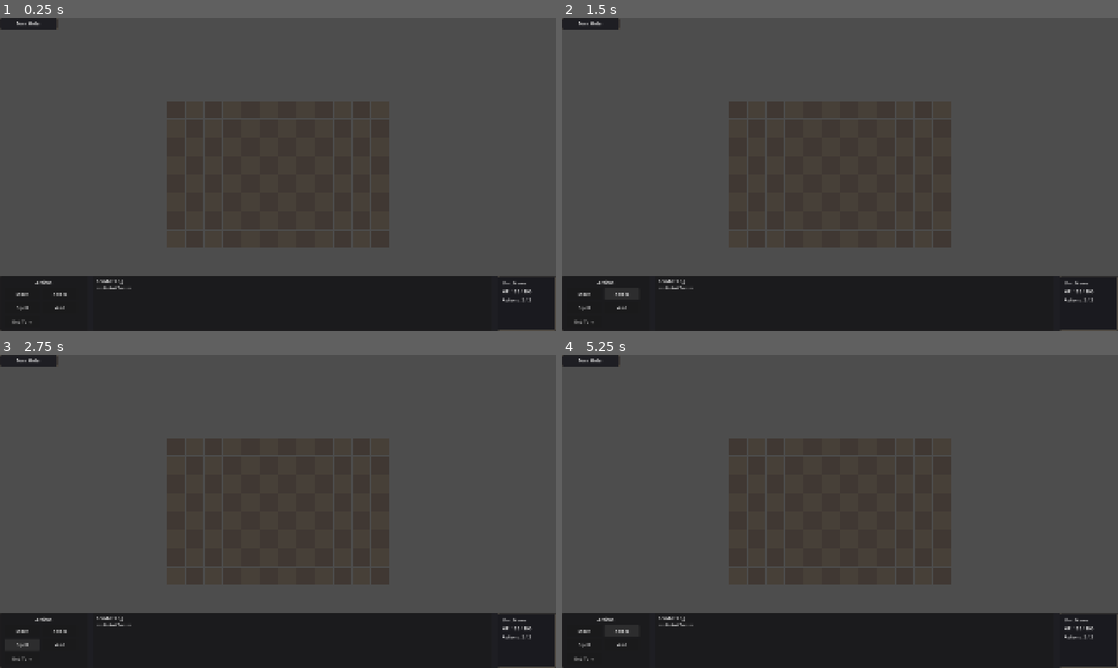
Above: before the commit, frames 1-4 (two rows, left to right).
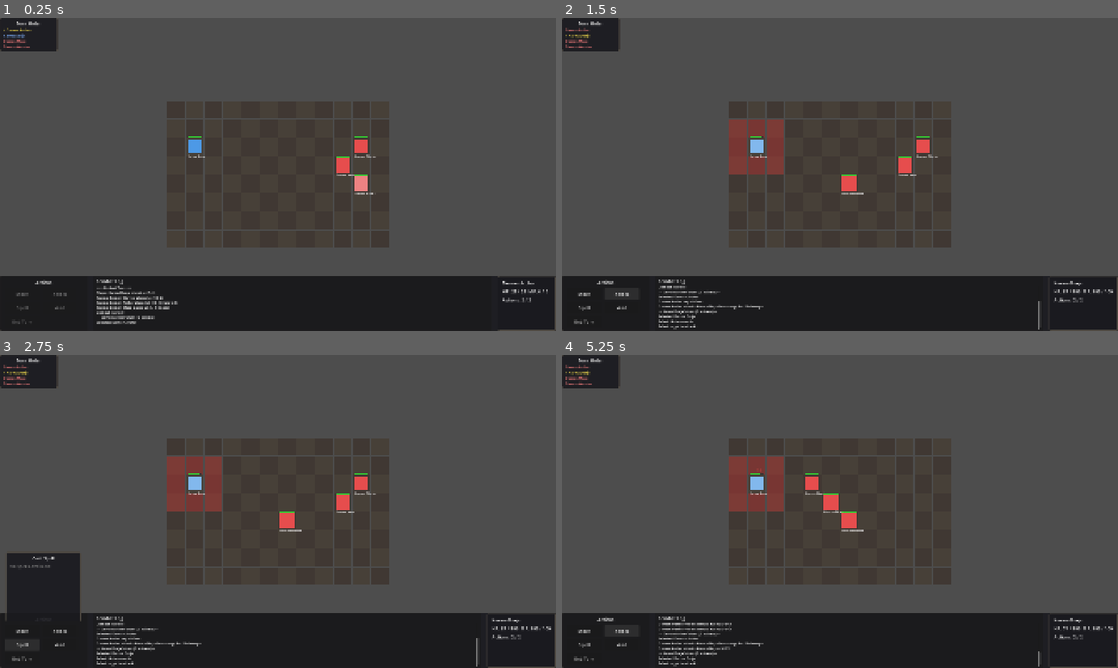
Above: after the commit, the same moments.

Repository: olstach/six_worlds
Game: Godot game, scene res://scenes/combat/combat_arena.tscn
Same seed, same stepped clock (60 frames per second), same inputs: the game is played once before the commit and once after it. This scene is started directly instead of the project's main scene.
Inputs (mouse positions are in pixels of both pictures, inside the frame that each line leads up to):
- Up to frame 1 (0.25 s): no input
- Up to frame 2 (1.5 s): click "Move" at 0.5 s; click "Attack" at 1.25 s
- Up to frame 3 (2.75 s): click "Spell" at 2 s
- Up to frame 4 (5.25 s): click "Wait" at 2.75 s; click "End Turn" at 3.5 s; click (584, 630) at 4.25 s, where only the run before the commit has a clickable "Move"; click "Attack" at 5 s

The runs differ from the first frame. In frame 1, 2.0% of the frame differs, in the area x 0-99%, y 3-98%; in frame 2, 3.3%; in frame 3, 5.8%, in the area x 0-100%, y 3-100%; in frame 4, 3.5%.
Error before the commit: Parse Error: Identifier "status_effects" not declared in the current scope. (res://scripts/combat/combat_unit.gd:186)

Commit message:
Add status_effects variable to CombatUnit
Fixes parser error: variable was being accessed but not declared.

Co-Authored-By: Claude Opus 4.5 <noreply@anthropic.com>

Diff:
--- a/scripts/combat/combat_unit.gd
+++ b/scripts/combat/combat_unit.gd
@@ -27,6 +27,7 @@
 var is_bleeding_out: bool = false
 var bleed_out_turns: int = 0
 var is_dead: bool = false
+var status_effects: Array = []  # Active status effects on this unit
 
 # Resistances (percentage, default 0%)
 var resistances: Dictionary = {
